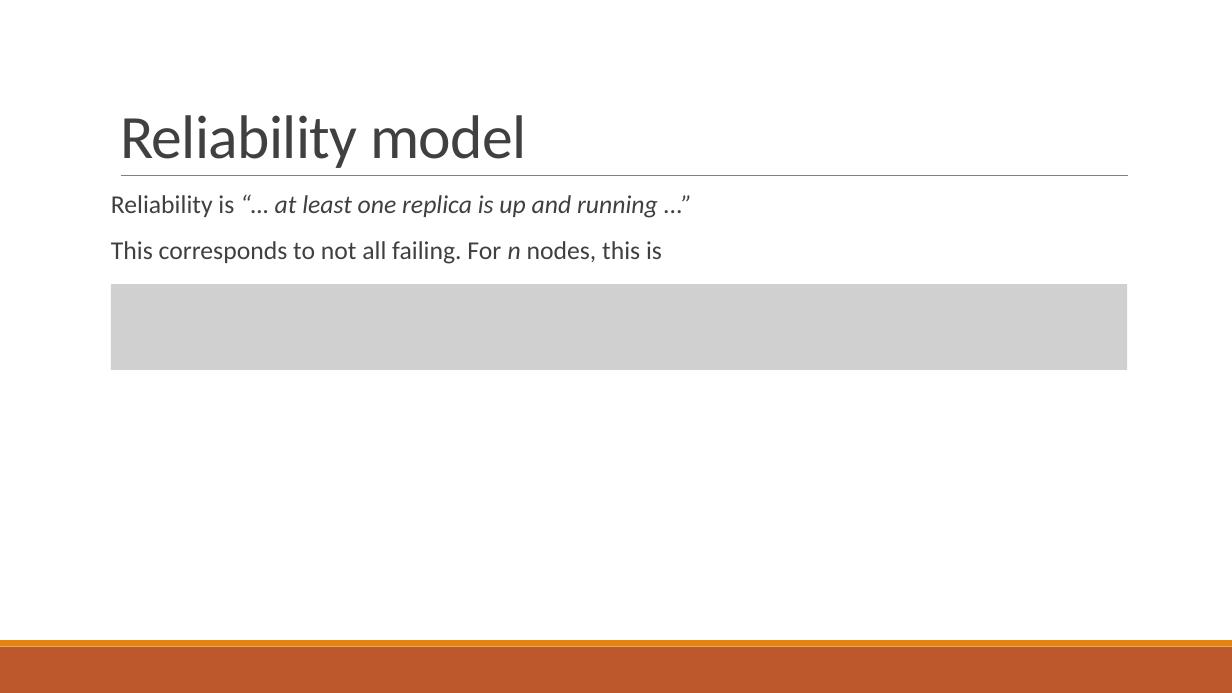
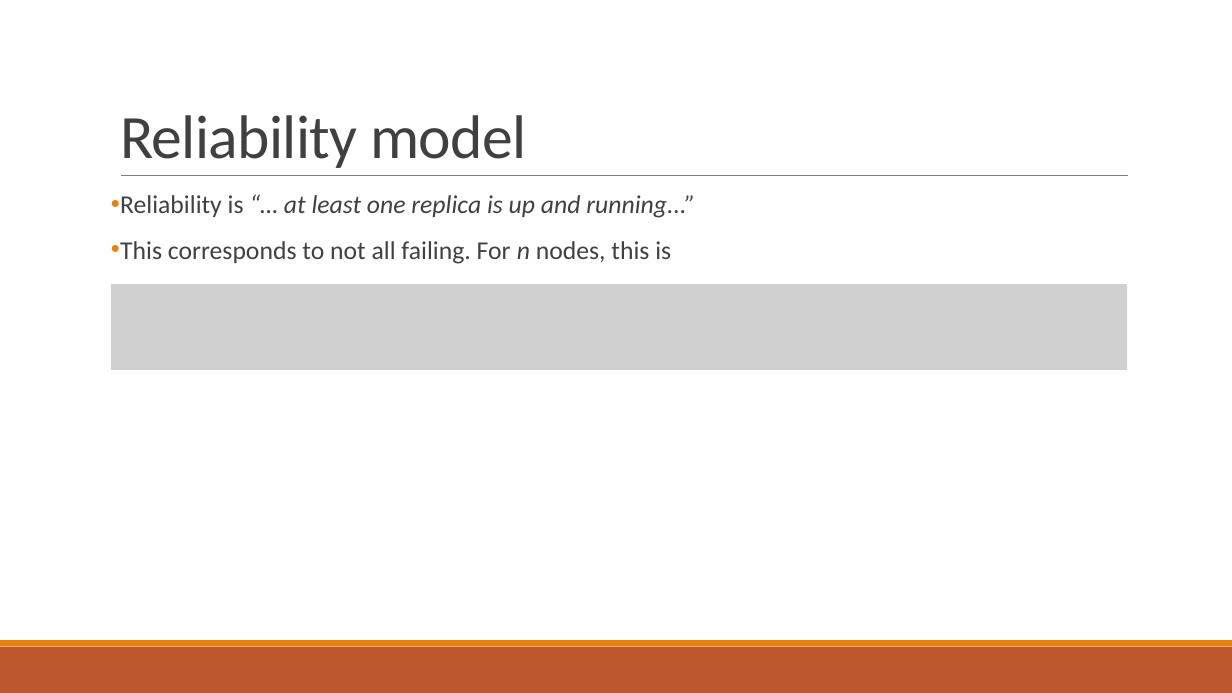
Before and after one commit to PStahl/master_thesis, a slide deck: slide 13 of presentation/presentation2.pptx (slide 11 before the commit). Drawn at 1232x693 pixels with LibreOffice and Linux fonts; fonts in the diff are those of the drawing; grey boxes stand for pictures. Boxes give left, top, right and bottom in pixels: in the first picture for what was removed or moved away, otherwise in the second. Text is boxed around its words. In the diff, an @@ line names an element or a change of style, - is before the commit and + after.

```diff
--- a/presentation/presentation2.pptx
+++ b/presentation/presentation2.pptx
@@ text at (x1=120, y1=195, x2=695, y2=218): text changed @@
-Reliability is “… at least one replica is up and running ...”
+• Reliability is “… at least one replica is up and running...”
@@ text at (x1=120, y1=241, x2=671, y2=264): bullet none to • @@
```
Also in this commit, not shown: 7 other slides changed.
